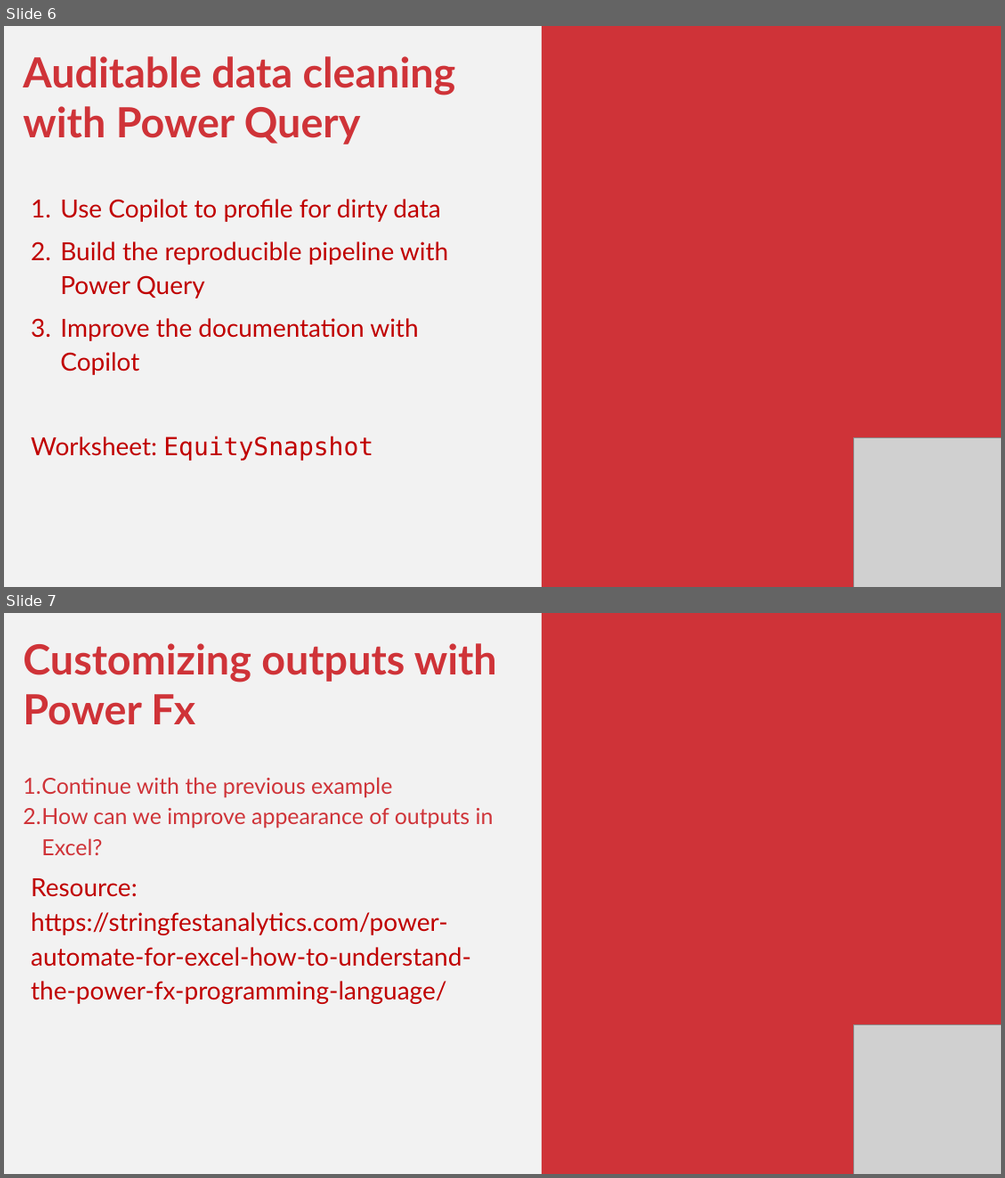
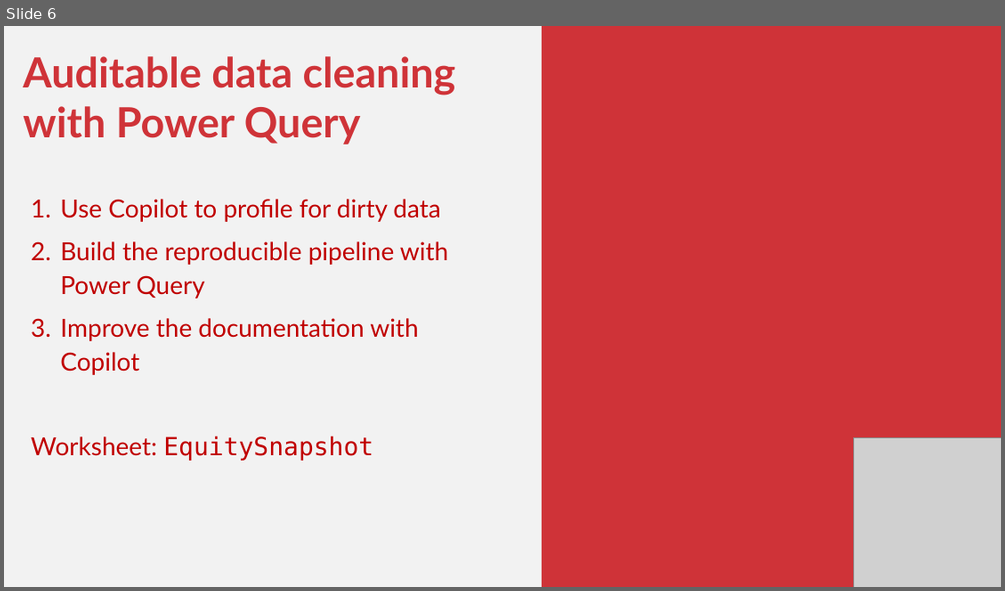
Before and after one commit to stringfestdata/ai-excel-financial-modelers-fmi, a slide deck: ai-financial-modeling-fmi.pptx. Shown one above the other, each under a label of ours: slides 6 and 7 before the commit, slide 6 after it. The pictures are 1005x1178 and 1005x591 pixels, drawn with LibreOffice and Linux fonts; fonts in the diff are those of the drawing; grey boxes stand for pictures. Boxes give left, top, right and bottom in pixels: in the first picture for what was removed or moved away, otherwise in the second. Text is boxed around its words. In the diff, an @@ line names an element or a change of style, - is before the commit and + after.

```diff
--- a/ai-financial-modeling-fmi.pptx
+++ b/ai-financial-modeling-fmi.pptx
@@ slide 7 removed at box(4, 613, 1001, 1174), background #F2F2F2 @@
@@ rectangle removed at box(542, 613, 1001, 1174) @@
@@ text removed at box(23, 643, 497, 1004) @@
-Customizing outputs with Power Fx
-1. Continue with the previous example
-2. How can we improve appearance of outputs in Excel?
-Resource: https://stringfestanalytics.com/power-automate-for-excel-how-to-understand-the-power-fx-programming-language/
@@ picture removed at box(853, 1024, 1001, 1174) @@
```
Also in this commit, not shown: 5 slides added, 1 other slide removed, 5 other files.
